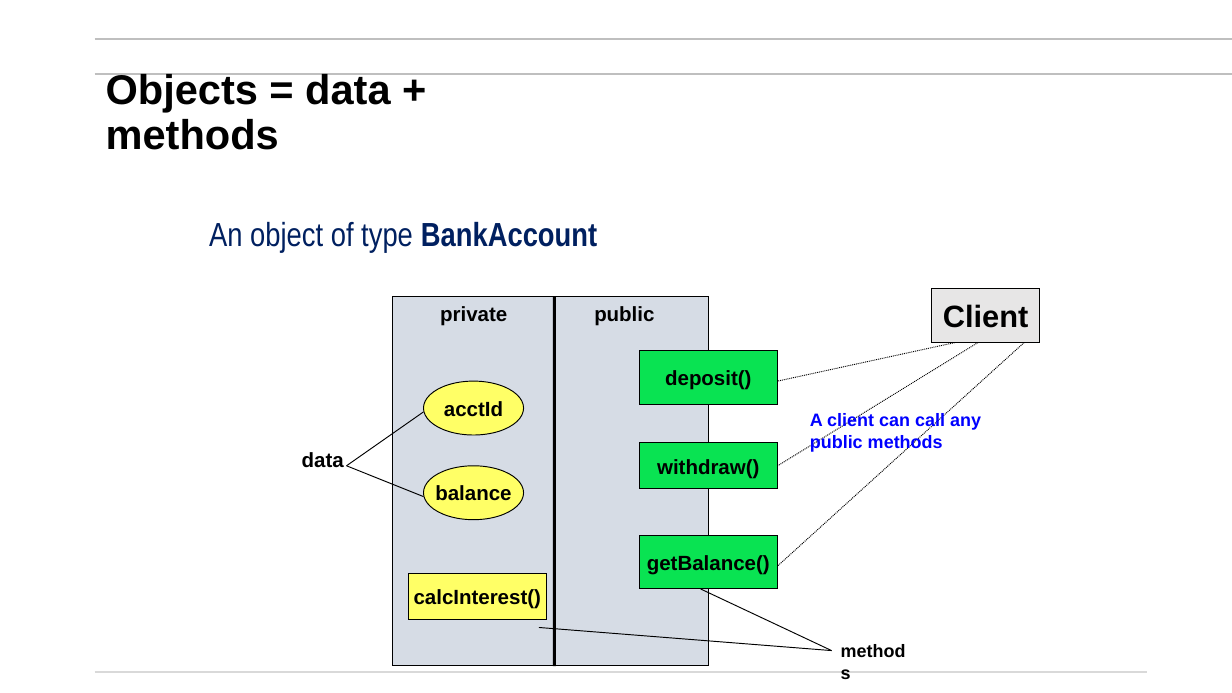
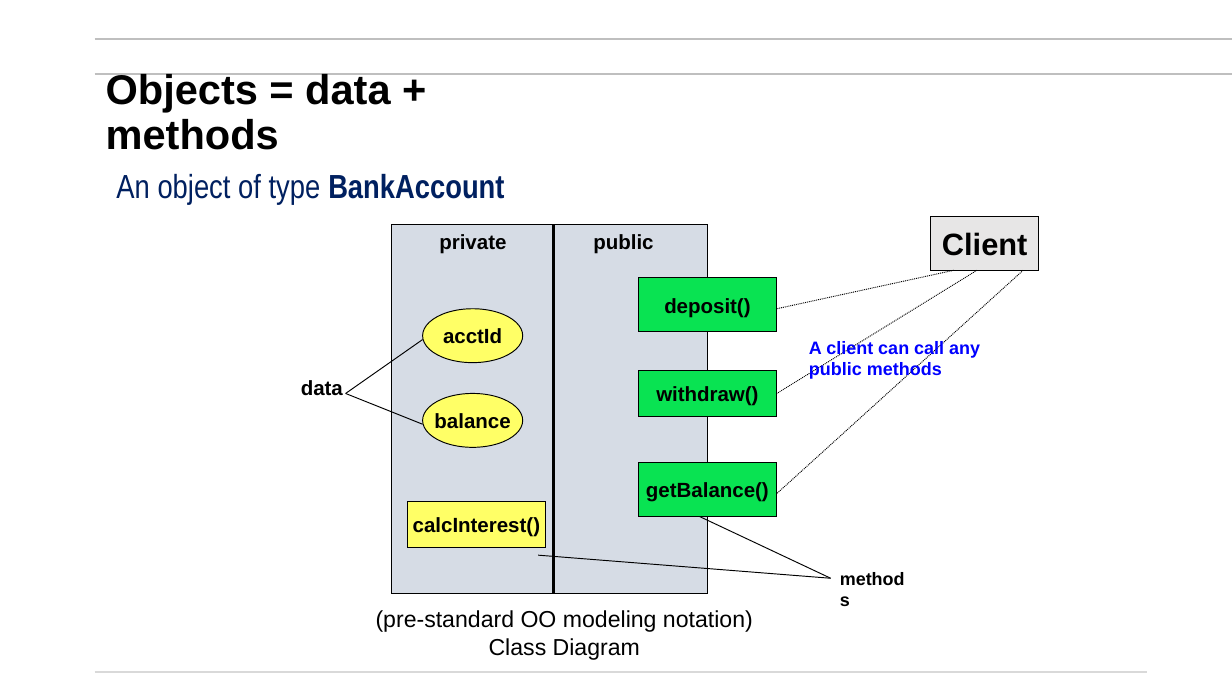
Before and after one commit to mikegrace2/CSEN160-Fall2026-Course-Website, a slide deck: slide 28 of lectures/Week02_ObjectOriented/1_ObjectOriented_V4.pptx (slide 29 before the commit). Drawn at 1232x693 pixels with LibreOffice and Linux fonts; fonts in the diff are those of the drawing; background and template pictures are left out. Boxes give left, top, right and bottom in pixels: in the first picture for what was removed or moved away, otherwise in the second. Text is boxed around its words. In the diff, an @@ line names an element or a change of style, - is before the commit and + after.

```diff
--- a/lectures/Week02_ObjectOriented/1_ObjectOriented_V4.pptx
+++ b/lectures/Week02_ObjectOriented/1_ObjectOriented_V4.pptx
@@ text "An object of type BankAccount": place and size @@
-text "An object of type BankAccount" at bbox=[209, 221, 597, 253]
+text "An object of type BankAccount" at bbox=[116, 173, 504, 205]
@@ 6 lines, 2 texts, 2 rectangles: place and size @@
-6 lines, 2 texts, 2 rectangles at bbox=[347, 297, 1024, 666]
+6 lines, 2 texts, 2 rectangles at bbox=[346, 224, 1023, 593]
@@ 4 rectangles, 3 texts, 2 ellipses, 2 lines: place and size @@
-4 rectangles, 3 texts, 2 ellipses, 2 lines at bbox=[302, 288, 1040, 665]
+4 rectangles, 3 texts, 2 ellipses, 2 lines at bbox=[301, 216, 1039, 593]
@@ text added at bbox=[376, 610, 753, 660], 18 pt, text #000000 @@
+(pre-standard OO modeling notation)
+Class Diagram
```
Also in this commit, not shown: 9 other slides changed, 1 other file.
